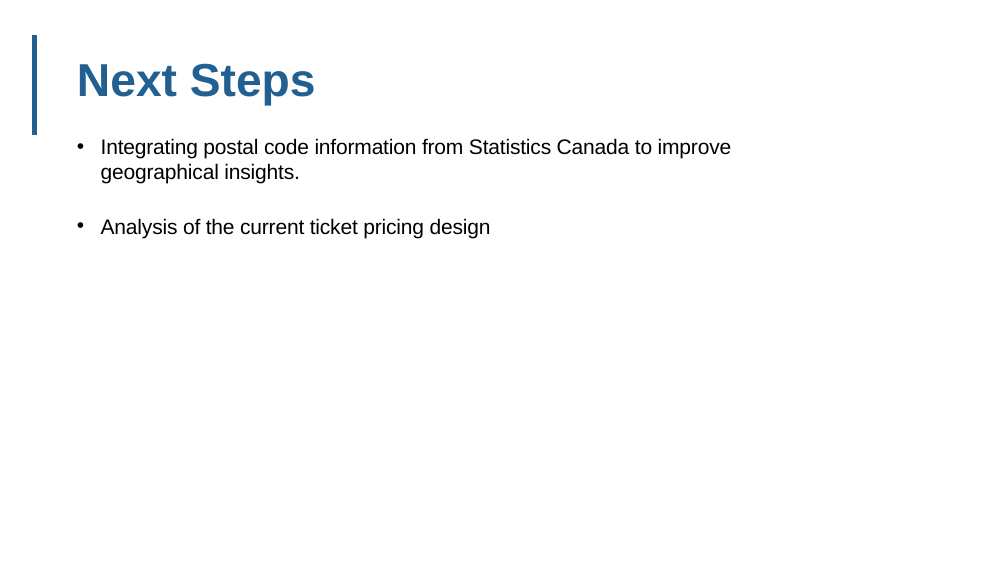
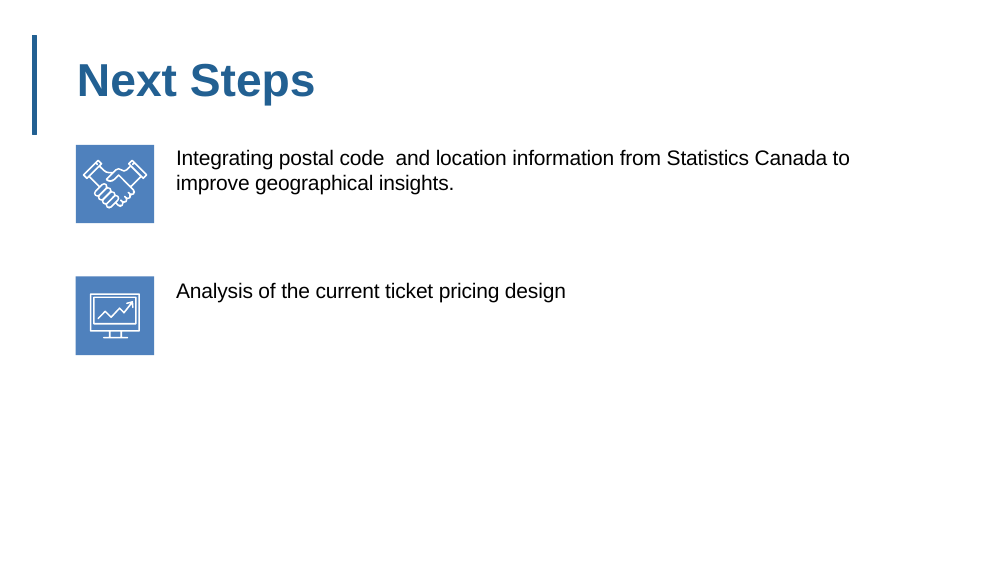
Before and after one commit to edimaudo/interview-questions, a slide deck: slide 10 of cibcmellon/cibcmellon_parking_analytics.pptx. Drawn at 1008x567 pixels with LibreOffice and Linux fonts; fonts in the diff are those of the drawing; background and template pictures are left out. Boxes give left, top, right and bottom in pixels: in the first picture for what was removed or moved away, otherwise in the second. Text is boxed around its words. In the diff, an @@ line names an element or a change of style, - is before the commit and + after.

```diff
--- a/cibcmellon/cibcmellon_parking_analytics.pptx
+++ b/cibcmellon/cibcmellon_parking_analytics.pptx
@@ rectangle added at (76, 145, 154, 224), fill #4F81BD @@
@@ text at (176, 149, 850, 195): text changed @@
-• Integrating postal code information from Statistics Canada to improve geographical insights.
-• Analysis of the current ticket pricing design
+Integrating postal code and location information from Statistics Canada to improve geographical insights.
@@ freeform shape added at (82, 160, 147, 209), fill #FFFFFF @@
@@ rectangle added at (76, 277, 154, 355), fill #4F81BD @@
@@ freeform shape added at (90, 293, 140, 339), fill #FFFFFF @@
@@ text added at (176, 282, 566, 303), 20 pt, text #000000 @@
+Analysis of the current ticket pricing design
```
Also in this commit, not shown: 4 other slides changed, 4 slides added, 4 slides removed.
